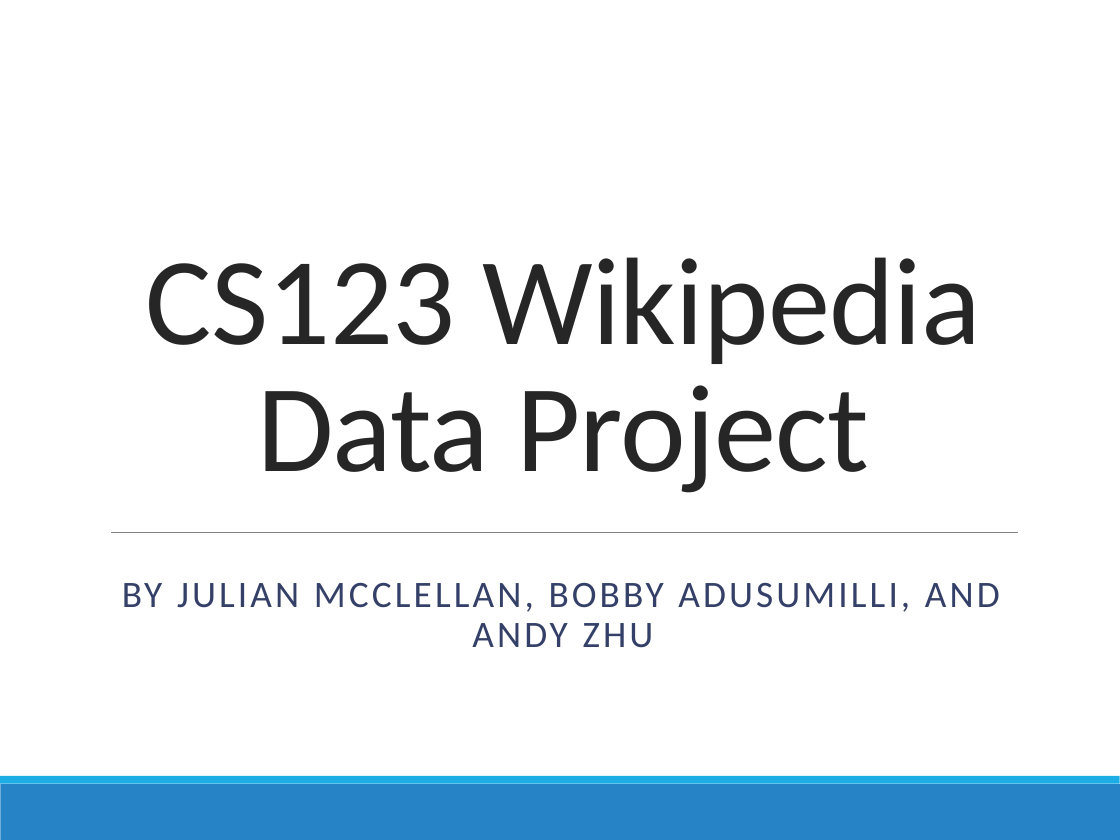
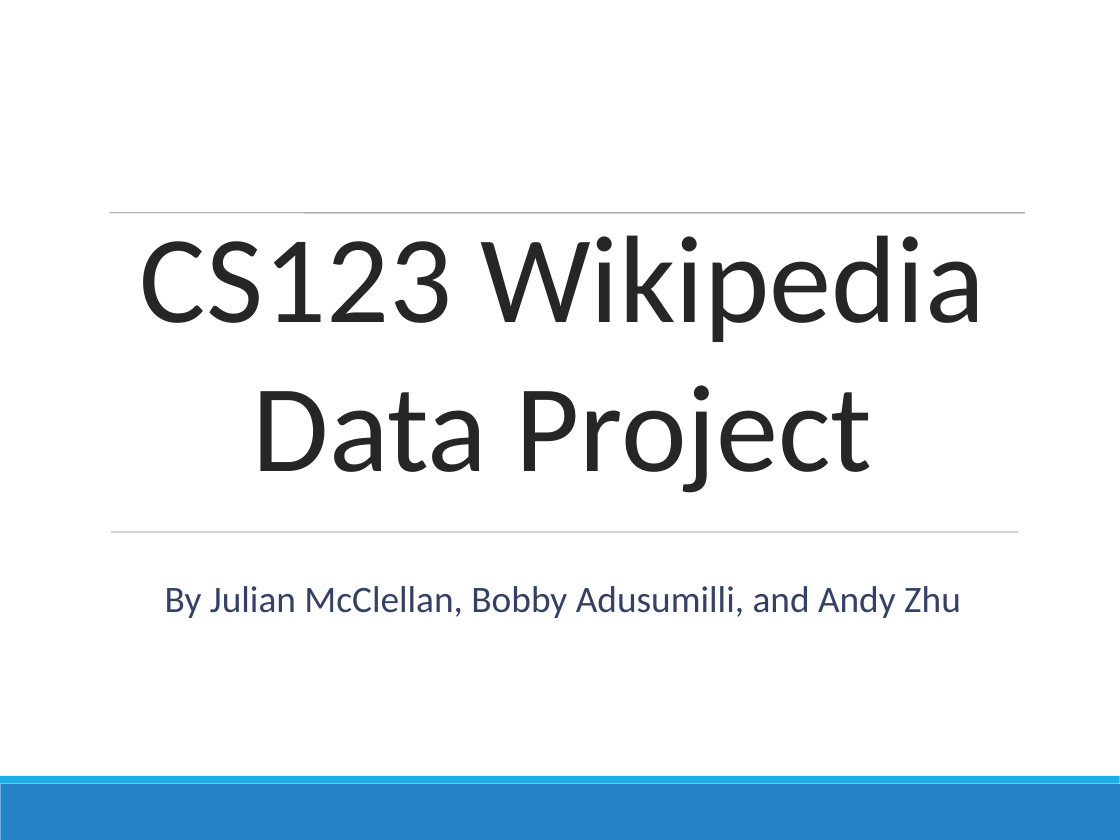
Before and after one commit to shugamoe/cs123_wiki_proj, a slide deck: slide 1 of CS123 Wikipedia Data Project.pptx. Drawn at 1120x840 pixels with LibreOffice and Linux fonts; fonts in the diff are those of the drawing. Boxes give left, top, right and bottom in pixels: in the first picture for what was removed or moved away, otherwise in the second. Text is boxed around its words. In the diff, an @@ line names an element or a change of style, - is before the commit and + after.

```diff
--- a/CS123 Wikipedia Data Project.pptx
+++ b/CS123 Wikipedia Data Project.pptx
@@ text "CS123 Wikipedia Data Project" at box(140, 235, 985, 493): letter spacing -0.5 to 0 pt; line spacing 0.85 to 1 @@
@@ line added from (110, 213) to (1025, 213), #808080 0.51 pt @@
@@ line (111, 532) - (1018, 532): stroke #808080 0.5 pt to #808080 0.51 pt @@
@@ text at box(165, 586, 961, 618): text changed @@
-BY JULIAN MCCLELLAN, BOBBY ADUSUMILLI, AND ANDY ZHU
+By Julian McClellan, Bobby Adusumilli, and Andy Zhu
```
Also in this commit, not shown: 7 other slides changed, 1 slide added, 1 slide removed, 3 other files.
